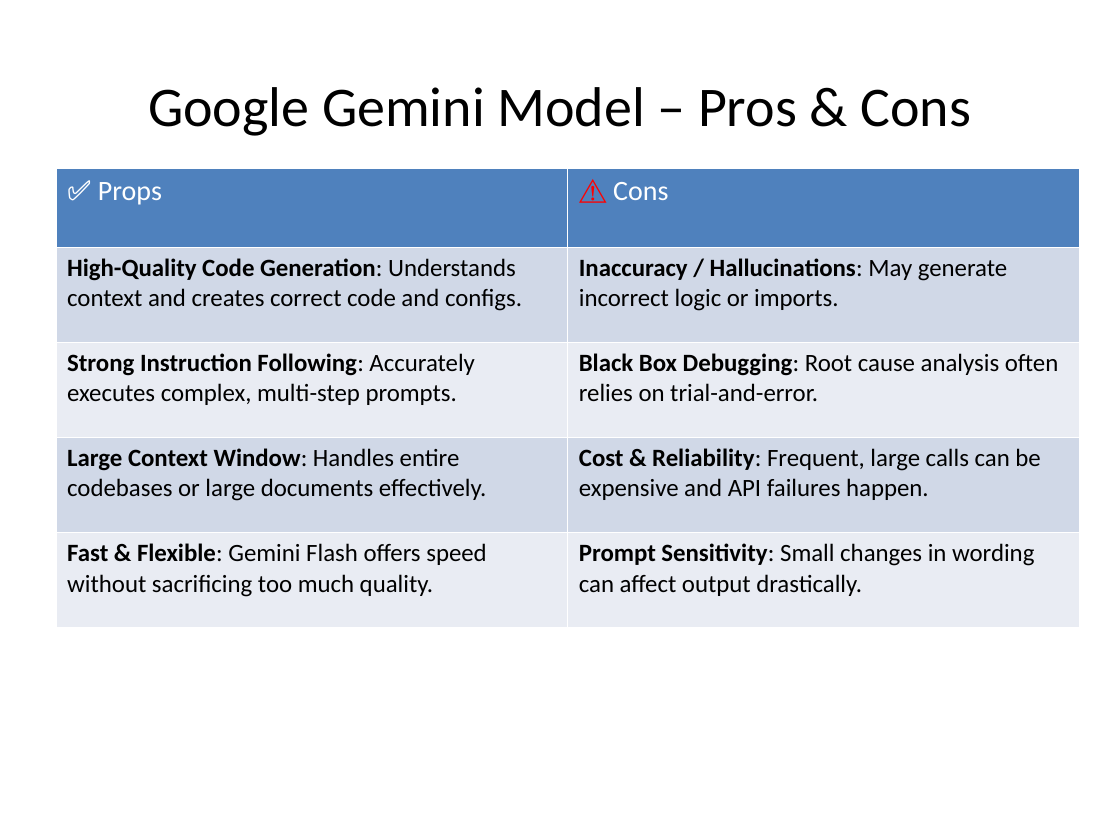
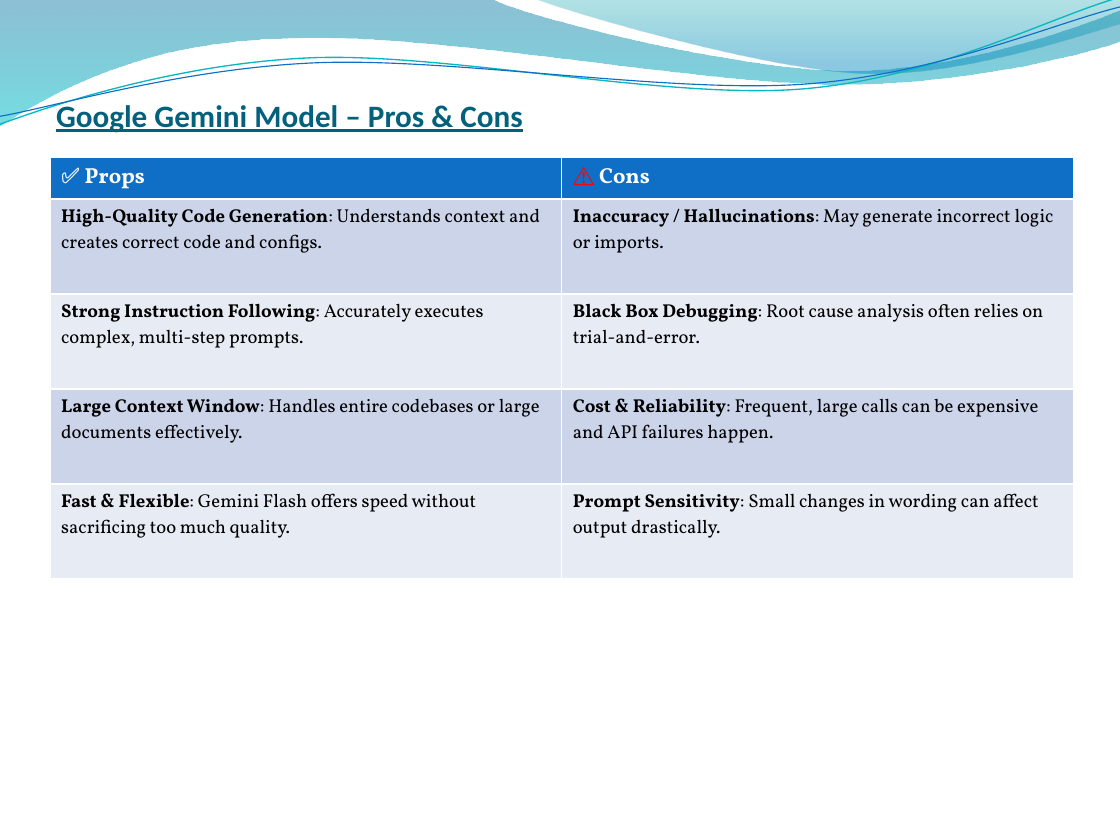
Before and after one commit to msn5566/ADKFramework, a slide deck: slide 5 of ADK_Complete_Presentation.pptx. Drawn at 1120x840 pixels with LibreOffice and Linux fonts; fonts in the diff are those of the drawing; background and template pictures are left out. Boxes give left, top, right and bottom in pixels: in the first picture for what was removed or moved away, otherwise in the second. Text is boxed around its words. In the diff, an @@ line names an element or a change of style, - is before the commit and + after.

```diff
--- a/ADK_Complete_Presentation.pptx
+++ b/ADK_Complete_Presentation.pptx
@@ freeform shape added at bbox=[0, 0, 1120, 127], fill gradient #0074A1 to #00C6CF @@
@@ freeform shape added at bbox=[0, 0, 1120, 131], outline #0AB8BF 0.85 pt @@
@@ freeform shape added at bbox=[0, 7, 1120, 125], outline #0F6FC6 0.75 pt @@
@@ freeform shape added at bbox=[536, 0, 1120, 77], fill gradient #00A1A9 to #008BBF @@
@@ title "Google Gemini Model – Pros ...": place and size @@
-title "Google Gemini Model – Pros ..." at bbox=[148, 87, 972, 136]
+title "Google Gemini Model – Pros ..." at bbox=[56, 101, 522, 133]
@@ title "Google Gemini Model – Pros ..." at bbox=[56, 101, 522, 133]: size 36 to 20 pt, text colour #000000 to #04617B, bold on, underline on; alignment centre to left; vertical alignment middle to bottom @@
@@ table at bbox=[50, 157, 1074, 575] @@
@@ fill #4F81BD to #0F6FC6 in row 1 @@
@@ fill #D0D8E8 to #CCD5EA in 4 cells @@
@@ fill #E9EDF4 to #E7EBF5 in 4 cells @@
@@ size 18 to 14 pt, bold on in "✅ Props", "⚠ Cons" @@
@@ font Calibri to Vollkorn, size 16 to 12 pt @@
@@ table: place and size @@
-table at bbox=[56, 168, 1080, 627]
+table at bbox=[50, 157, 1074, 575]
```
Also in this commit, not shown: 14 other slides changed, 3 slides added, 2 slides removed, 1 other file.
